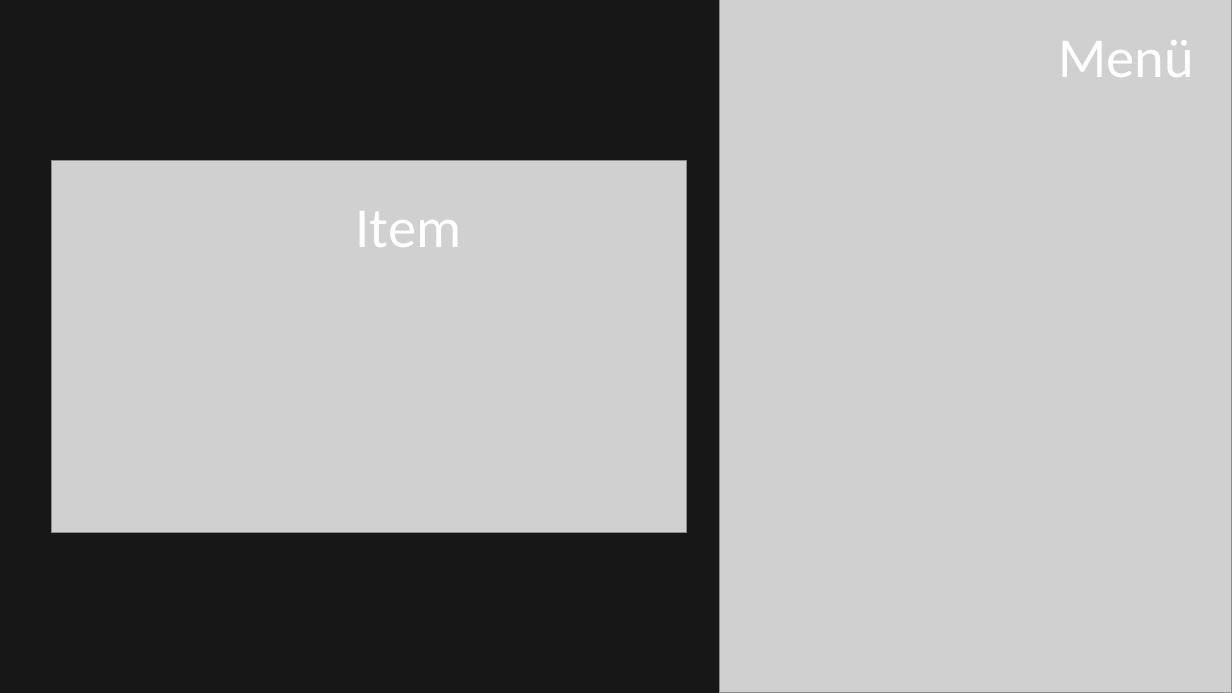
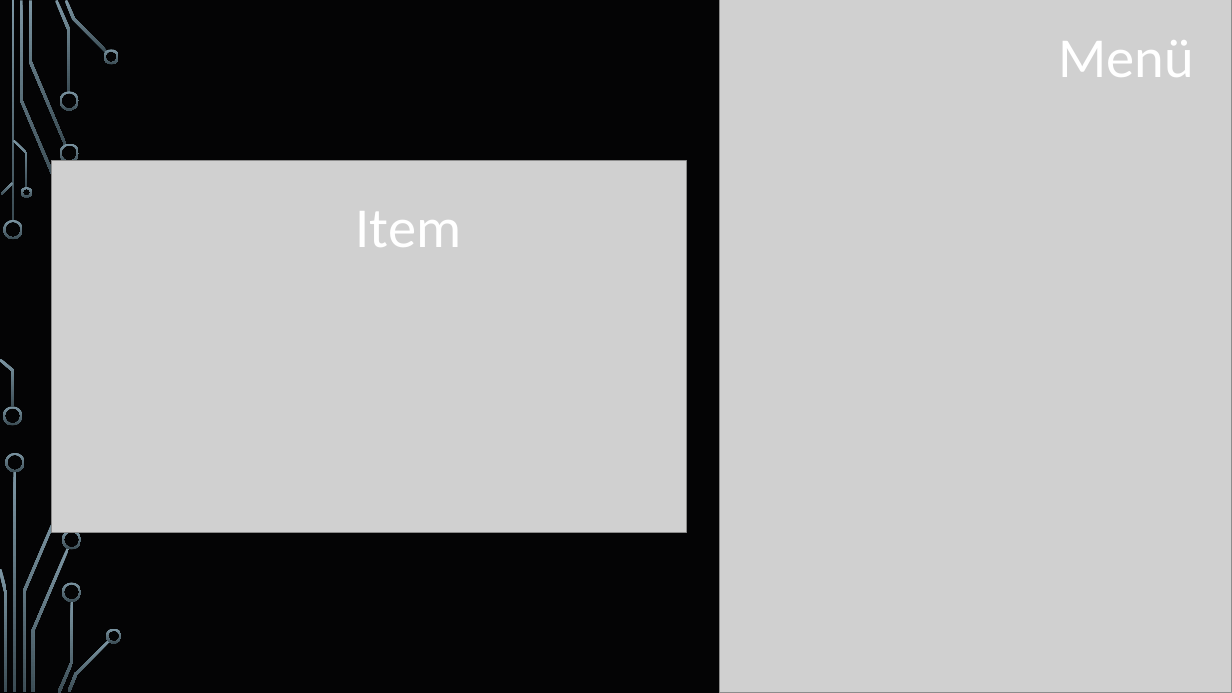
Before and after one commit to nielsq/CreativeNonSense, a slide deck: slide 11 of 12-Skymensions-JanzenQuanzJonetzko.pptx. Drawn at 1232x693 pixels with LibreOffice and Linux fonts; fonts in the diff are those of the drawing; grey boxes stand for pictures; background and template pictures are left out. Boxes give left, top, right and bottom in pixels: in the first picture for what was removed or moved away, otherwise in the second. Text is boxed around its words. In the diff, an @@ line names an element or a change of style, - is before the commit and + after.

Commit message:
Präsi Design

```diff
--- a/12-Skymensions-JanzenQuanzJonetzko.pptx
+++ b/12-Skymensions-JanzenQuanzJonetzko.pptx
@@ background #181717 to picture (left out) @@
@@ group added at [0, 0, 122, 693]: 23 freeform shapes, 2 rectangles @@
```
Also in this commit, not shown: 12 other slides changed.
